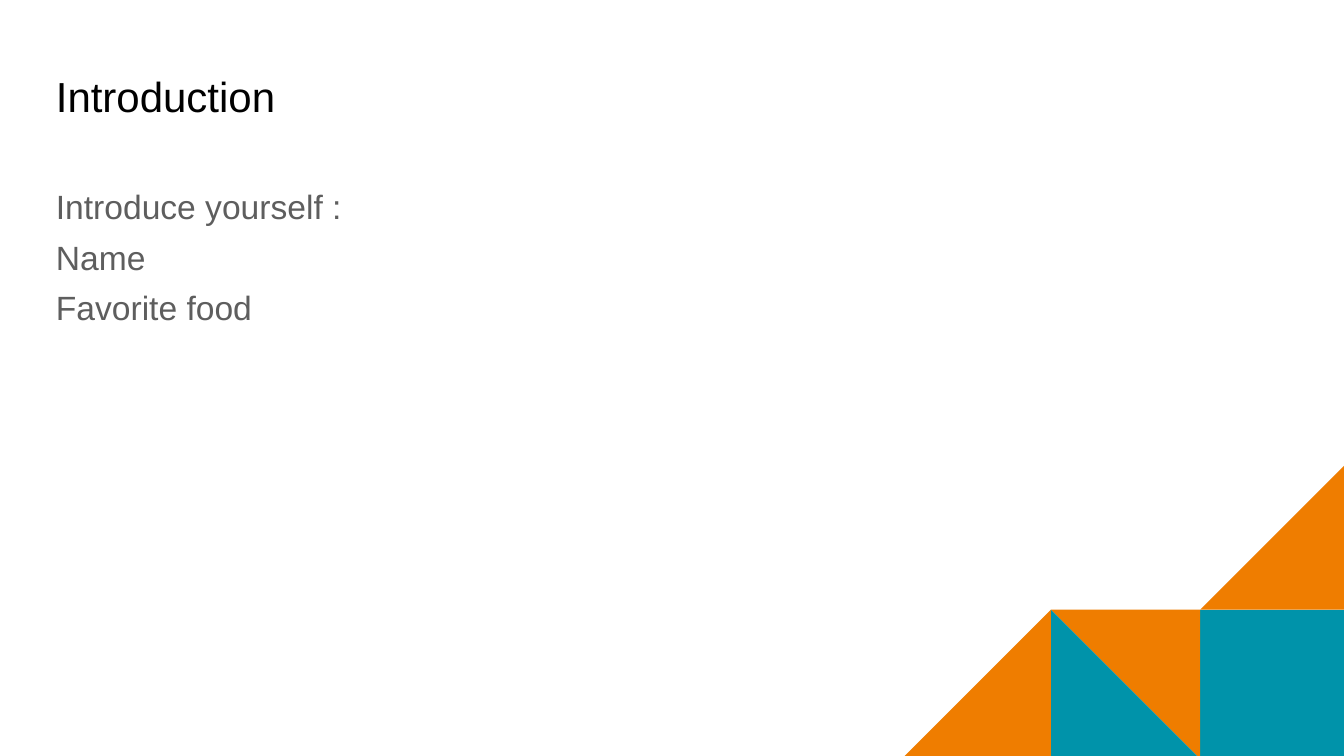
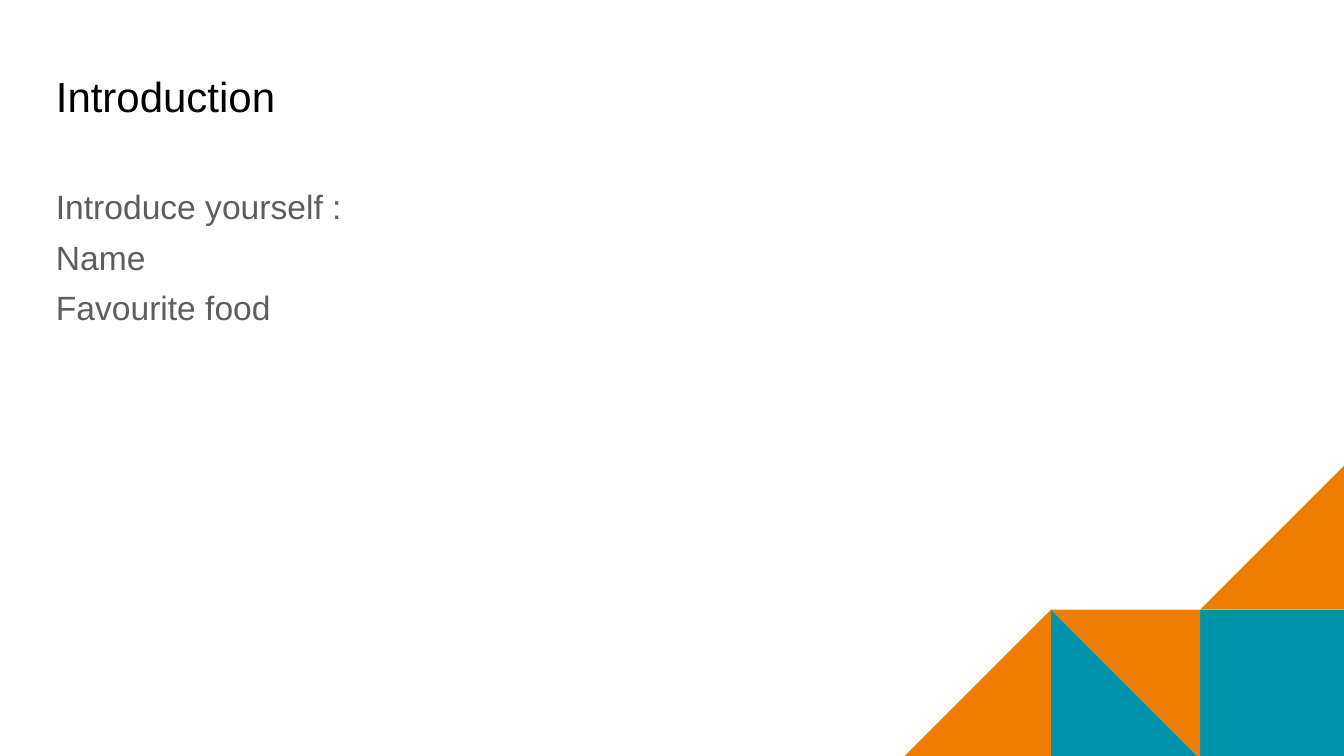
Before and after one commit to mr-eggleton/web-lit-core, a slide deck: slide 4 of final ppt/01-web-and-you.pptx. Drawn at 1344x756 pixels with LibreOffice and Linux fonts; fonts in the diff are those of the drawing; background and template pictures are left out. Boxes give left, top, right and bottom in pixels: in the first picture for what was removed or moved away, otherwise in the second. Text is boxed around its words. In the diff, an @@ line names an element or a change of style, - is before the commit and + after.

```diff
--- a/final ppt/01-web-and-you.pptx
+++ b/final ppt/01-web-and-you.pptx
@@ text at <box>56,295,270,321</box>: text changed @@
-Favorite food
+Favourite food
```
Also in this commit, not shown: 1 other slide changed, 1 other file.
